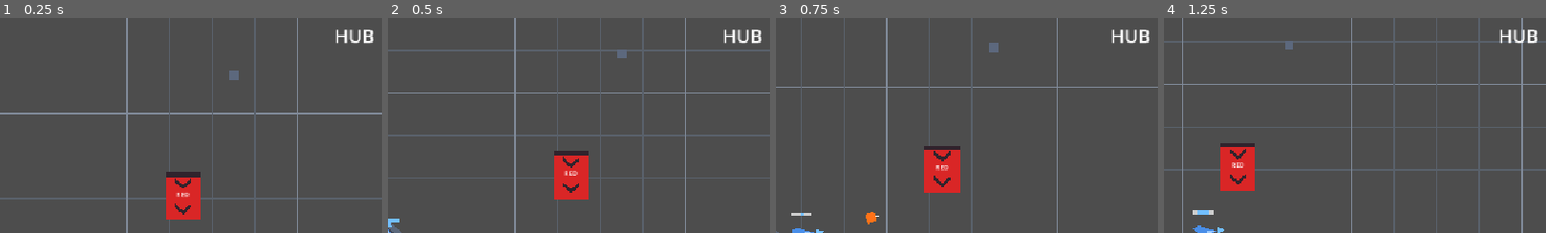
Above: before the commit, frames 1-4 (left to right).
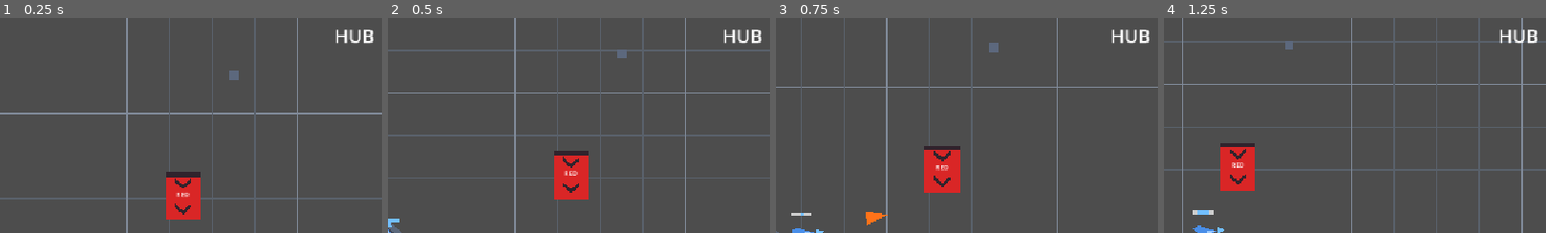
Above: after the commit, the same moments.

Repository: BestestGameStudio/gangU
Game: Godot game, scene res://scenes/main.tscn
The game is run twice, just before and just after one commit, with the same random seed, the same clock (stepped at 60 frames per second) and the same inputs.
Inputs (mouse positions are % of the whole screen's width and height, from its top left):
- Up to frame 1 (0.25 s): no input
- Up to frame 2 (0.5 s): no input
- Up to frame 3 (0.75 s): tap Enter at 0.5 s; move the mouse to (72, 45) at 0.52 s; hold D (move_right) from 0.53 s (still down); hold Space (cast) from 0.53 s (still down)
- Up to frame 4 (1.25 s): keep holding D (move_right); keep holding Space (cast)
The pictures show only the part of the screen within x 50-100%, y 0-50%; the shares and areas given below are measured in that part.

Frames 1-2 are identical in both runs. In frame 3, less than 0.1% of the frame differs, in the area x 23-30%, y 90-97%; in frame 4, nothing differs.

Commit message:
[96] Projectile: additive Dart tint + radius scale (visual only)

Diff:
--- a/scripts/projectile.gd
+++ b/scripts/projectile.gd
@@ -32,6 +32,10 @@
 	$CollisionShape2D.shape = $CollisionShape2D.shape.duplicate() # per-spell radius must not leak across instances (#4 gate)
 	$CollisionShape2D.shape.radius = spell.radius
 	$Visual.color = spell.projectile_color
+	# #96: direction-legible dart - same per-spell tint and radius scale as the
+	# core. Points +X; the root's rotation already faces the flight direction.
+	$Dart.color = spell.projectile_color
+	$Dart.scale = Vector2(spell.radius / 4.0, spell.radius / 4.0)
 	var _vis_scale := spell.radius / 4.0 # Visual polygon is authored at radius 4
 	$Visual.scale = Vector2(_vis_scale, _vis_scale)
 	body_entered.connect(_on_body_entered)
